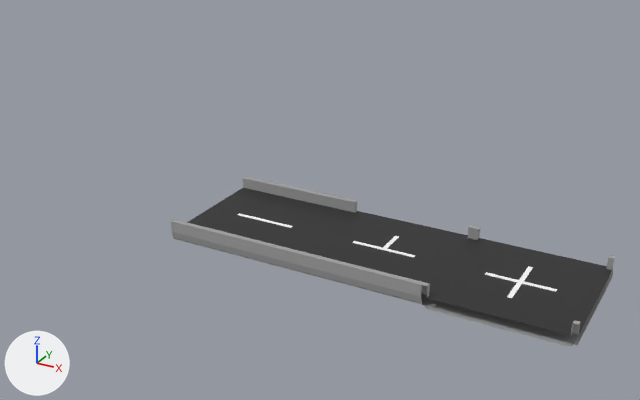
Two versions of the Blender file tracks.blend, one commit apart.
Before and after are seen from a camera (50 mm lens) standing at (33.3, -51.8, 29.4) and looking at (-2.5, 13.3, -3.1). Arrows for +X, +Y and +Z are at lower left; the lights stay in place.

Before the edit, the objects in view are built like this:
```python
me_cube = bpy.data.meshes.new('Cube')
me_cube.from_pydata(...)  # 68 vertices, 52 faces; spans x -1.0..1.0, y -1.0..1.0, z 0.0..0.33
me_cube.materials.append(mat_1x1s)  # picture img_strait
me_cube_003 = bpy.data.meshes.new('Cube.003')
me_cube_003.from_pydata(...)  # 138 vertices, 115 faces; spans x -1.0..1.0, y -1.0..1.0, z 0.0..0.33
me_cube_003.materials.append(mat_1x1t)  # picture img_1x1t
me_cube_005 = bpy.data.meshes.new('Cube.005')
me_cube_005.from_pydata(...)  # 132 vertices, 104 faces; spans x -1.0..1.0, y -1.0..1.0, z 0.0..0.33
me_cube_005.materials.append(mat_1x1)  # picture img_1x1
ob_1x1 = bpy.data.objects.new('1x1+', me_cube_005)
ob_1x1.location = (20.0, 0.0, 0.0)
ob_1x1.scale = (5.0, 5.0, 5.0)
ob_1x1s = bpy.data.objects.new('1x1s', me_cube)
ob_1x1s.location = (0.0, 0.0, 0.0)
ob_1x1s.scale = (5.0, 5.0, 5.0)
ob_1x1t = bpy.data.objects.new('1x1t', me_cube_003)
ob_1x1t.location = (10.0, 0.0, 0.0)
ob_1x1t.scale = (5.0, 5.0, 5.0)
```
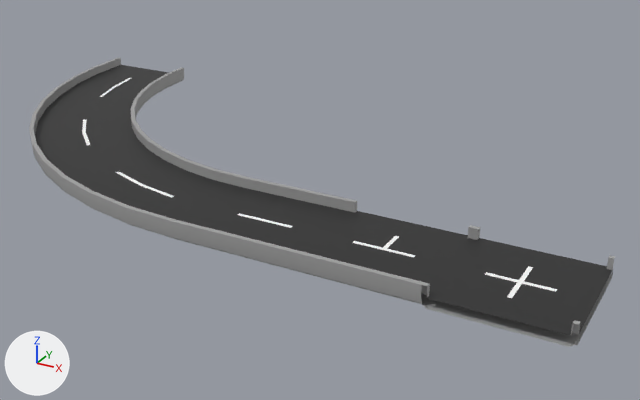
What changed in the scene script:
```text
Add img_3x3_90:
    img_3x3_90 = load_image('3x3-90', '_unpacked/3x3-90', 1024, 1024, 'sRGB')
Add mat_3x3_90:
    mat_3x3_90 = principled_material('3x3-90')
    mat_3x3_90.texture = img_3x3_90  # with its transparency
Add me_cube_001:
    me_cube_001.from_pydata(...)  # 208 vertices, 192 faces; spans x -6.0..1.0, y -1.0..6.0, z 0.0..0.33
    me_cube_001.polygons.foreach_set('use_smooth', [True] * 192)
    me_cube_001.materials.append(mat_3x3_90)  # picture img_3x3_90
Add ob_3x3_90:
    ob_3x3_90 = bpy.data.objects.new('3x3-90', me_cube_001)
    ob_3x3_90.location = (-10.0, 0.0, 0.0)
    ob_3x3_90.scale = (5.0, 5.0, 5.0)
```

Pixel boxes (x1, y1, x2, y2) of what changed, in the pictures (640 x 400 px):
'3x3-90', added
    after: (29, 58, 245, 238)
